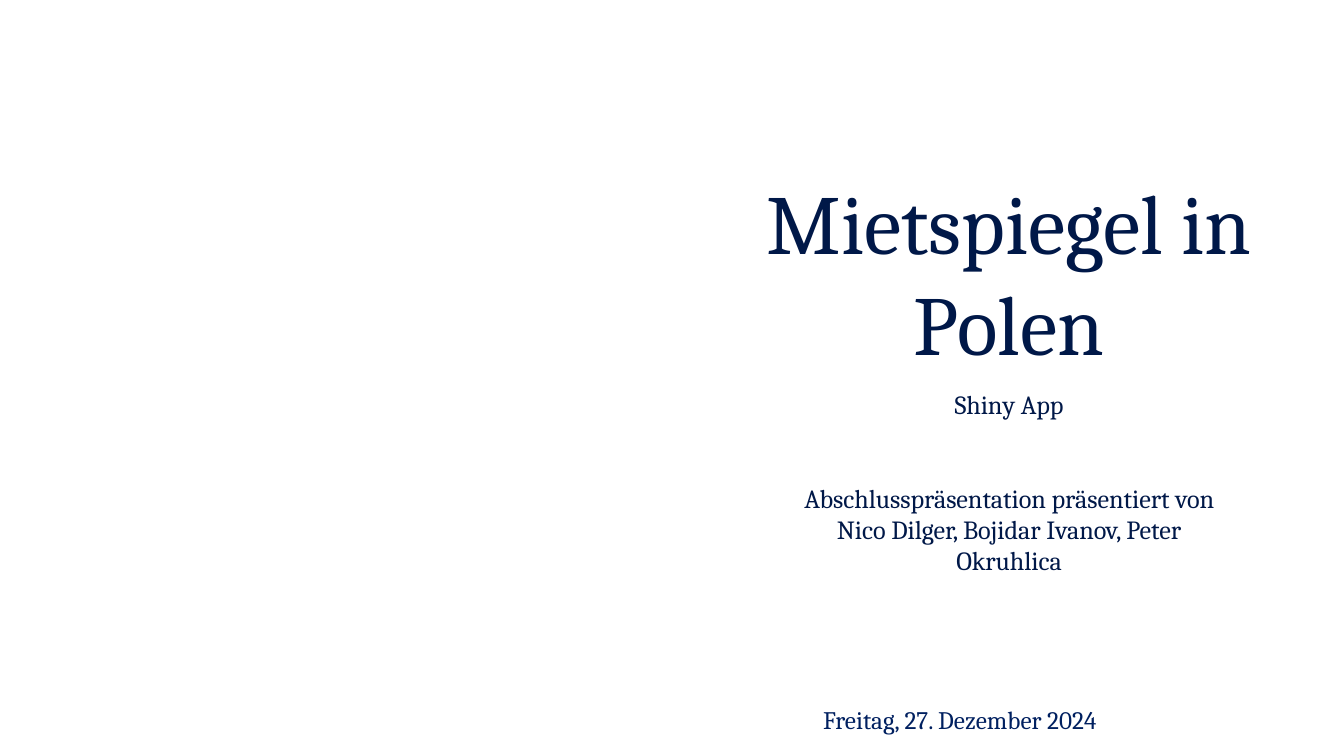
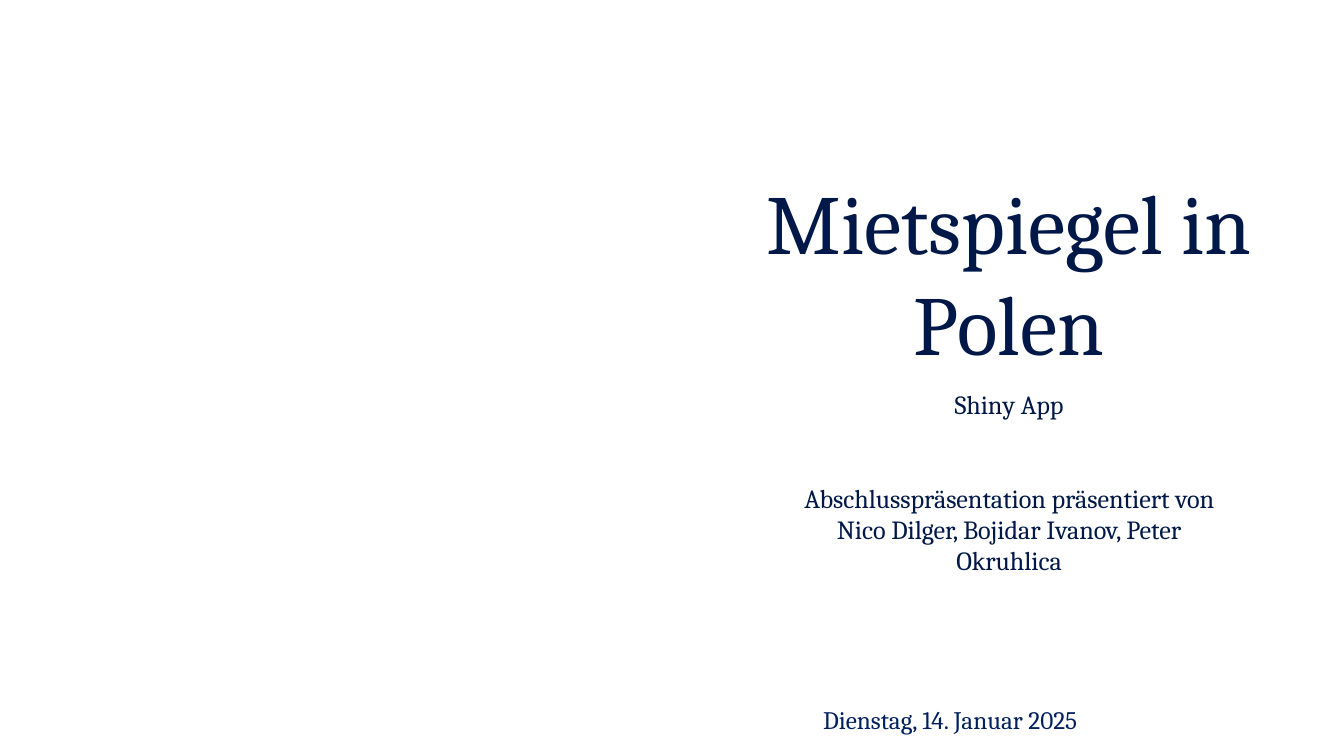
Before and after one commit to Dewin154/Projekt_Bauer, a slide deck: slide 1 of Mietspiegel_in_Polen.pptx. Drawn at 1344x756 pixels with LibreOffice and Linux fonts; fonts in the diff are those of the drawing; background and template pictures are left out. Boxes give left, top, right and bottom in pixels: in the first picture for what was removed or moved away, otherwise in the second. Text is boxed around its words. In the diff, an @@ line names an element or a change of style, - is before the commit and + after.

```diff
--- a/Mietspiegel_in_Polen.pptx
+++ b/Mietspiegel_in_Polen.pptx
@@ text at bbox=[823, 712, 1077, 735]: text changed @@
-Freitag, 27. Dezember 2024
+Dienstag, 14. Januar 2025
```
Also in this commit, not shown: 2 slides added.
